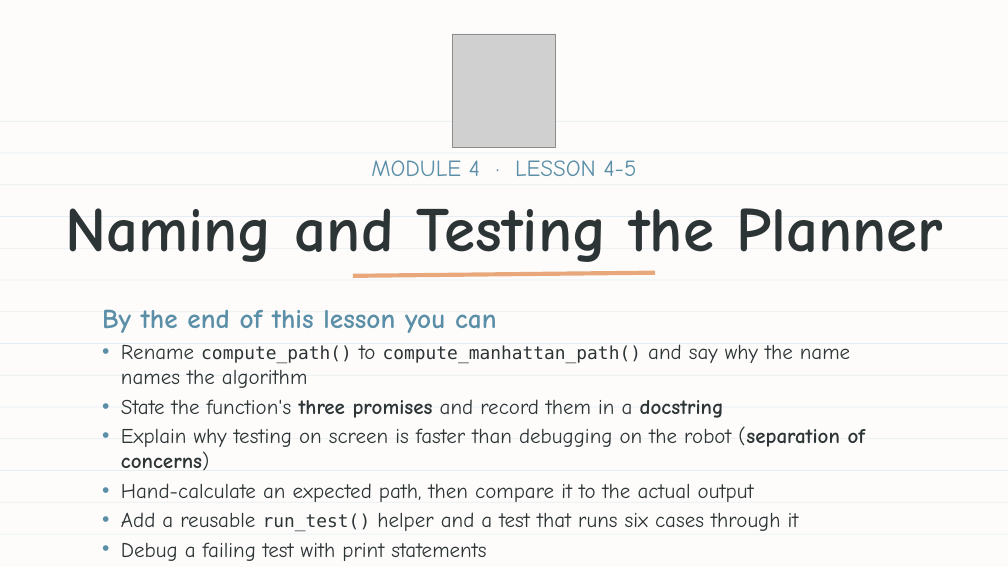
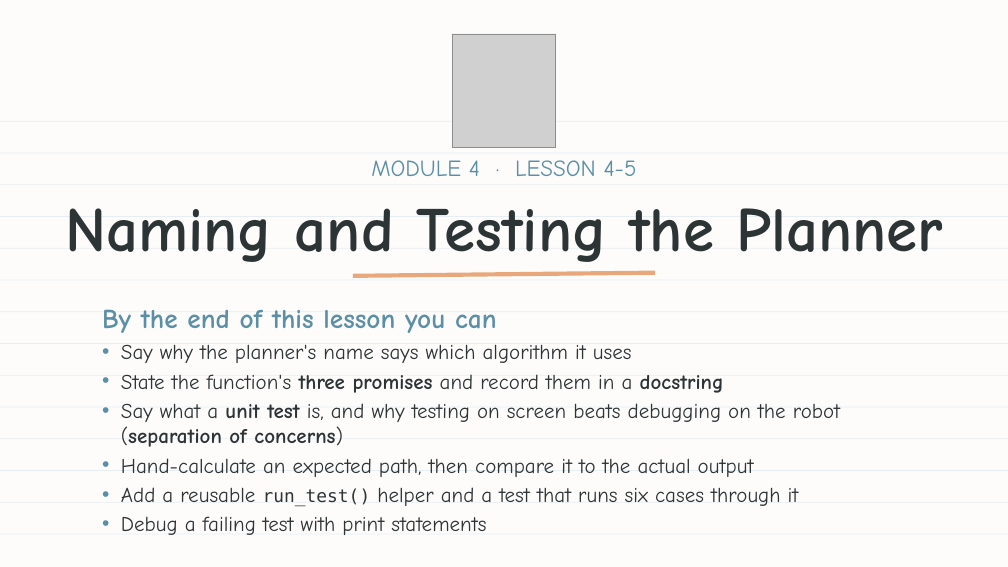
Before and after one commit to bradamiller/LearningPython, a slide deck: slide 1 of static/slides/module-04-manhattan/module-4-lesson-05-naming-and-testing-the-planner.pptx. Drawn at 1008x567 pixels with LibreOffice and Linux fonts; fonts in the diff are those of the drawing; grey boxes stand for pictures. Boxes give left, top, right and bottom in pixels: in the first picture for what was removed or moved away, otherwise in the second. Text is boxed around its words. In the diff, an @@ line names an element or a change of style, - is before the commit and + after.

```diff
--- a/static/slides/module-04-manhattan/module-4-lesson-05-naming-and-testing-the-planner.pptx
+++ b/static/slides/module-04-manhattan/module-4-lesson-05-naming-and-testing-the-planner.pptx
@@ text at (121,344,632,363): text changed @@
-• Rename compute_path() to compute_manhattan_path() and say why the name names the algorithm
+• Say why the planner's name says which algorithm it uses
@@ text at (121,403,840,447): text changed @@
-• Explain why testing on screen is faster than debugging on the robot (separation of concerns)
+• Say what a unit test is, and why testing on screen beats debugging on the robot (separation of concerns)
```
Also in this commit, not shown: 4 other slides changed, 1 slide removed, 5 other files.
